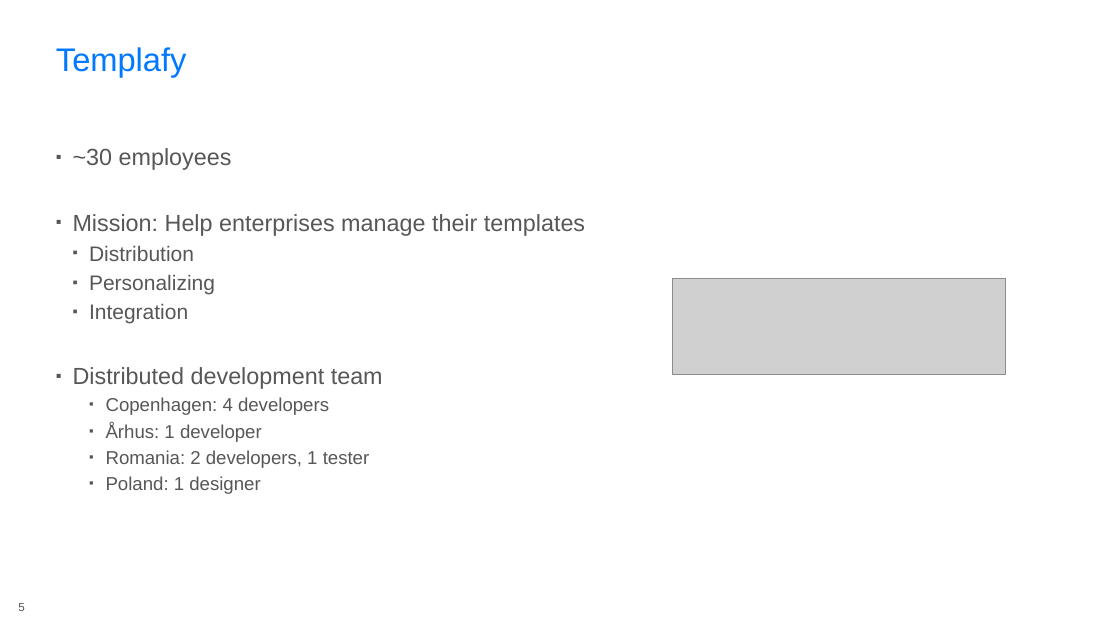
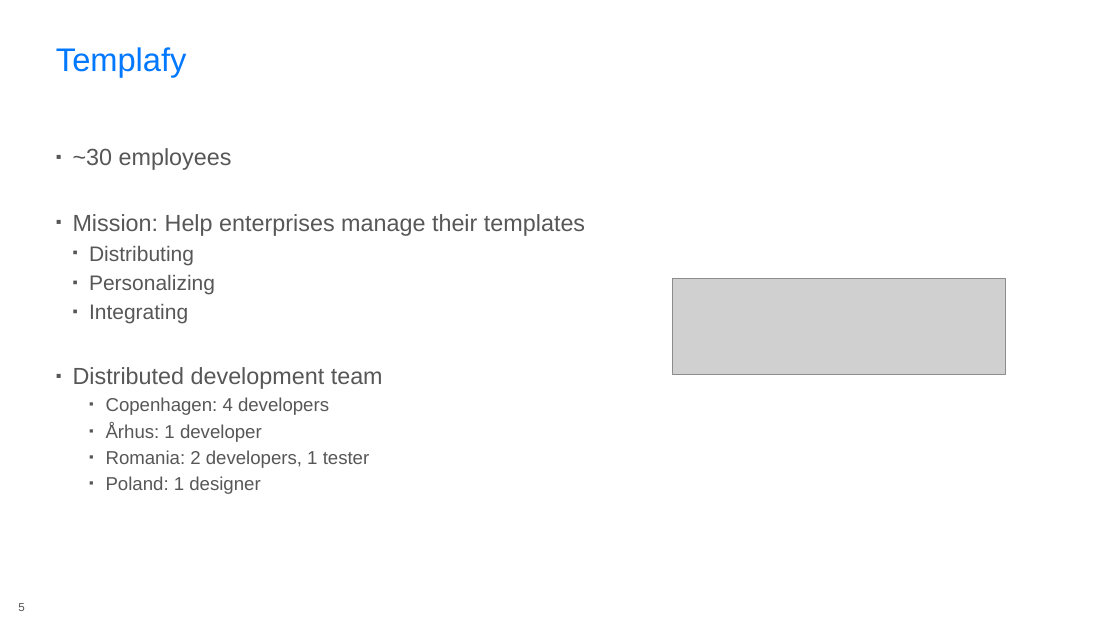
Before and after one commit to rasmuskl/react-webpack-typescript, a slide deck: slide 5 of 20170331-microsoft-60min/_notes/Presentation.pptx. Drawn at 1120x630 pixels with LibreOffice and Linux fonts; fonts in the diff are those of the drawing; grey boxes stand for pictures; background and template pictures are left out. Boxes give left, top, right and bottom in pixels: in the first picture for what was removed or moved away, otherwise in the second. Text is boxed around its words. In the diff, an @@ line names an element or a change of style, - is before the commit and + after.

```diff
--- a/20170331-microsoft-60min/_notes/Presentation.pptx
+++ b/20170331-microsoft-60min/_notes/Presentation.pptx
@@ text at [89, 246, 194, 265]: text changed @@
-  ▪ Distribution
+  ▪ Distributing
@@ text at [89, 304, 188, 324]: text changed @@
-  ▪ Integration
+  ▪ Integrating
```
Also in this commit, not shown: 2 other slides changed, 1 other file.
